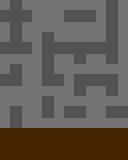
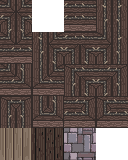
Revision of a layered 128 × 160 image; what changed, layer by layer:
added layer "Calque Copié #16" above "Calque Copié #17" over [0, 64, 32, 96]
added layer "Calque Copié #17" above "Calque Copié #11" over [32, 64, 64, 96]
added layer "Calque Copié #11" above "Calque Copié #14" over [64, 64, 96, 96]
added layer "Calque Copié #14" above "Calque Copié #12" over [96, 0, 128, 32]
added layer "Calque Copié #12" above "Calque Copié #13" over [64, 0, 96, 32]
added layer "Calque Copié #13" above "Calque Copié #15" over [0, 0, 32, 32]
added layer "Calque Copié #15" above "Calque Copié #10" over [96, 64, 128, 96]
added layer "Calque Copié #10" above "Calque Copié #9" over [96, 32, 128, 64]
added layer "Calque Copié #9" above "Calque Copié #8" over [32, 32, 64, 64]
added layer "Calque Copié #8" above "Calque Copié #7" over [0, 32, 32, 64]
added layer "Calque Copié #7" above "Calque Copié #6" over [0, 96, 32, 128]
added layer "Calque Copié #6" above "Calque Copié #5" over [64, 32, 96, 64]
added layer "Calque Copié #5" above "Calque Copié #4" over [64, 96, 96, 128]
added layer "Calque Copié #4" above "Calque Copié #3" over [96, 96, 128, 128]
added layer "Calque Copié #3" above "Calque Copié #2" over [32, 96, 64, 128]
added layer "Calque Copié #2" above "Calque Copié #1" over [64, 128, 96, 160]
added layer "Calque Copié #1" above "Calque Copié" over [32, 128, 64, 160]
added layer "Calque Copié" above "tileset.png" over [0, 128, 32, 160]
hid "tileset.png" over [0, 0, 128, 160]
